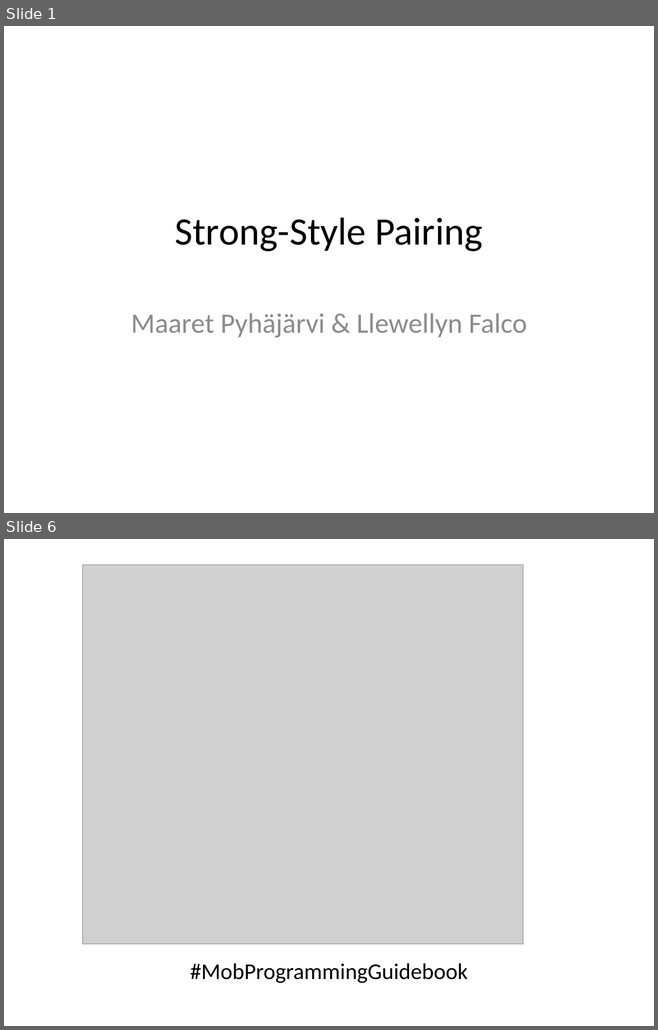
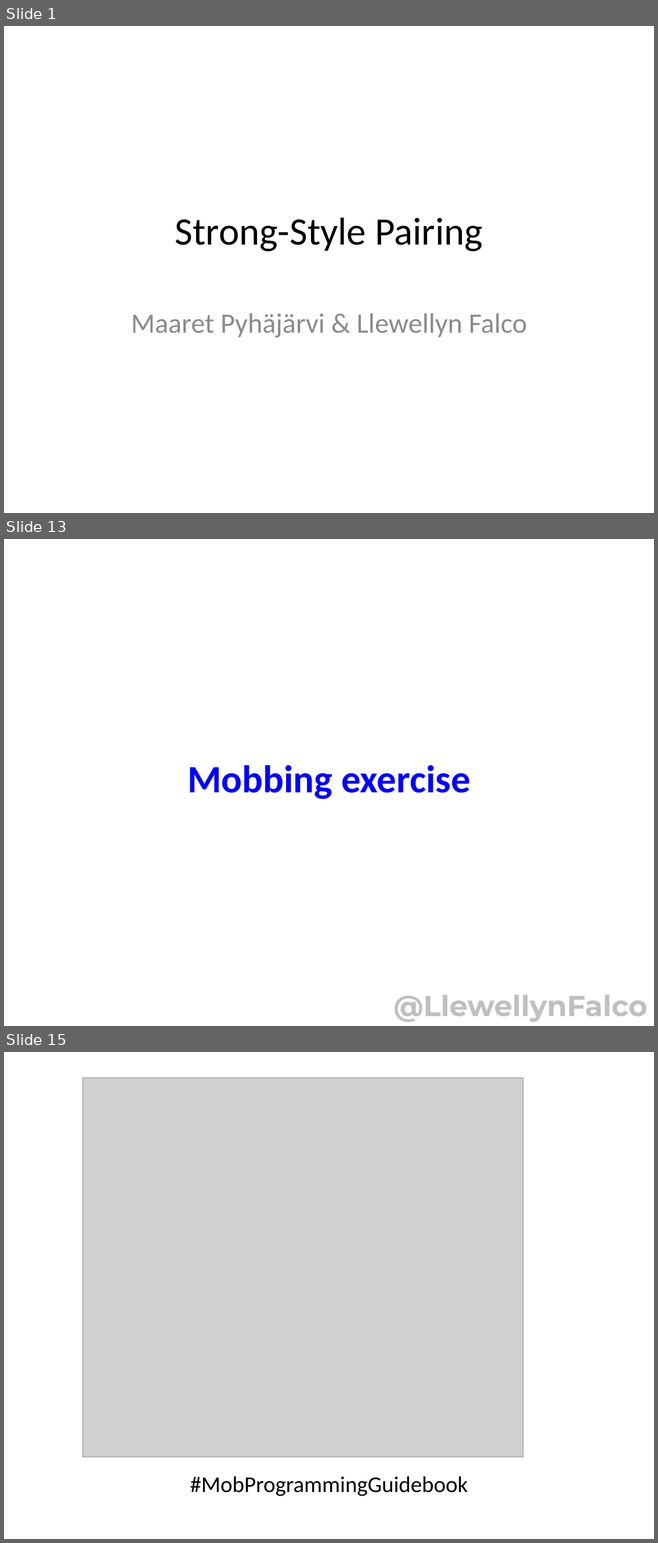
Before and after one commit to isidore/StrongStylePairingTalk, a slide deck: StrongStylePairing.pptx. Shown one above the other, each under a label of ours: slides 1 and 6 before the commit, slides 1, 13 and 15 after it; the slides between them are not shown. The pictures are 658x1030 and 658x1543 pixels, drawn with LibreOffice and Linux fonts; fonts in the diff are those of the drawing; grey boxes stand for pictures. Boxes give left, top, right and bottom in pixels: in the first picture for what was removed or moved away, otherwise in the second. Text is boxed around its words. In the diff, an @@ line names an element or a change of style, - is before the commit and + after.

```diff
--- a/StrongStylePairing.pptx
+++ b/StrongStylePairing.pptx
@@ slide 13 added at (4, 539, 654, 1026), background #FFFFFF @@
@@ title added at (187, 765, 470, 799), 43 pt, text #0000FF, bold @@
+Mobbing exercise
@@ text added at (393, 995, 647, 1022), 32 pt, text #BFBFBF, bold @@
+@LlewellynFalco
@@ what was slide 6 is now slide 15 @@
```
Also in this commit, not shown: 1 slide changed, 11 other slides added, 3 slides removed.
